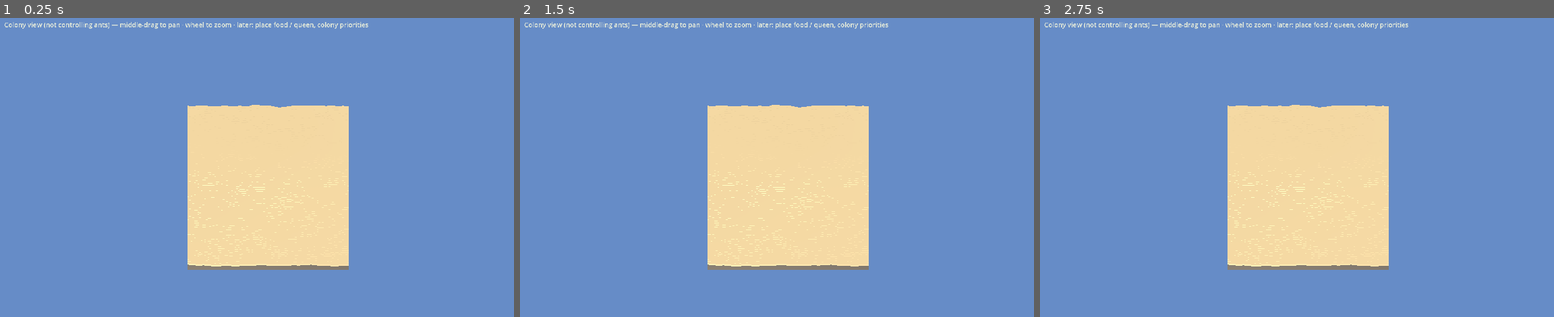
Above: before the commit, frames 1-3 (left to right).
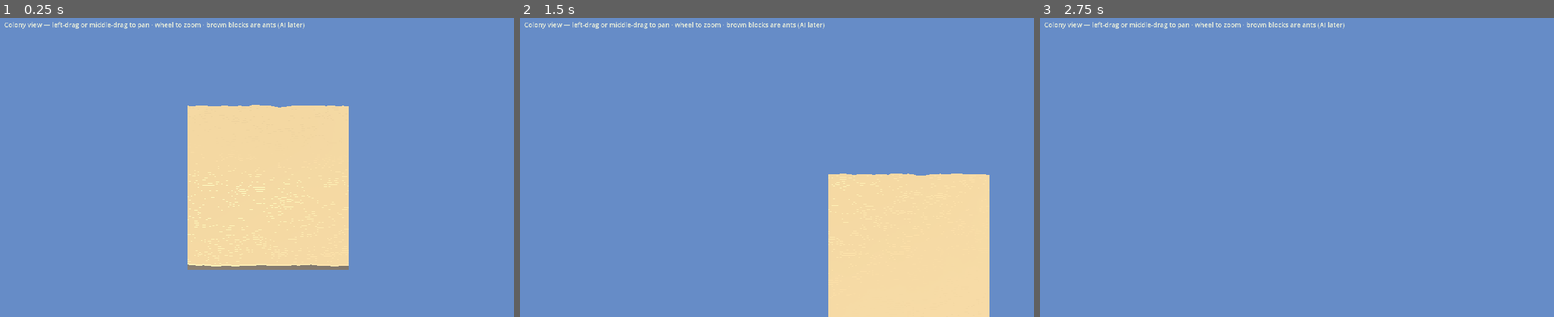
Above: after the commit, the same moments.

Repository: 151henry151/anthill
Game: Godot game, scene res://scenes/main.tscn
Same seed, same stepped clock (60 frames per second), same inputs: the game is played once before the commit and once after it.
Inputs (mouse positions are in pixels of both pictures, inside the frame that each line leads up to):
- Up to frame 1 (0.25 s): no input
- Up to frame 2 (1.5 s): tap Enter at 0.5 s; move the mouse to (905, 149) at 0.52 s; hold D 0.53-1.25 s; tap E at 0.6 s; click (905, 149) at 0.67 s; tap Space at 0.77, 1.25 s; drag from (679, 179) to (761, 227) at 1.27 s
- Up to frame 3 (2.75 s): tap Enter at 2 s; move the mouse to (1363, 98) at 2.02 s; hold D from 2.03 s (still down); hold Shift from 2.03 s (still down); click (1363, 98) at 2.17 s

The runs differ from the first frame. In frame 1, 0.6% of the frame differs, in the area x 8-72%, y 1-4%; in frame 2, 28%, in the area x 8-92%, y 1-100%; in frame 3, 18%.

Commit message:
Add colony ant markers; fix camera pan input for left and middle drag

Diff:
--- a/game/anthill/scenes/main.tscn
+++ b/game/anthill/scenes/main.tscn
@@ -1,8 +1,9 @@
-[gd_scene load_steps=6 format=3 uid="uid://anthill_main"]
+[gd_scene load_steps=7 format=3 uid="uid://anthill_main"]
 
 [ext_resource type="Script" path="res://scripts/main_controller.gd" id="1_main"]
 [ext_resource type="Script" path="res://scripts/world/world_manager.gd" id="2_world"]
 [ext_resource type="Script" path="res://scripts/colony_camera.gd" id="3_cam"]
+[ext_resource type="Script" path="res://scripts/colony_ants.gd" id="4_ants"]
 
 [sub_resource type="Environment" id="Environment_colony"]
 background_mode = 1
@@ -48,4 +49,4 @@
 offset_top = 12.0
 theme_override_colors/font_color = Color(0.9, 0.92, 0.85, 1)
 theme_override_font_sizes/font_size = 14
-text = "Colony view (not controlling ants) — middle-drag to pan · wheel to zoom · later: place food / queen, colony priorities"
+text = "Colony view — left-drag or middle-drag to pan · wheel to zoom · brown blocks are ants (AI later)"
--- /dev/null
+++ b/game/anthill/scripts/colony_ants.gd
@@ -0,0 +1,91 @@
+extends Node3D
+## Simple wandering markers for colony view (not the FPS `ant.tscn` prototype).
+
+const _Const := preload("res://scripts/constants.gd")
+const _Chunk := preload("res://scripts/world/chunk_data.gd")
+
+@export var ant_count: int = 16
+@export var move_interval: float = 0.45
+
+@onready var world: Node = $"../WorldManager"
+
+var _ants: Array[Dictionary] = []
+var _rng: RandomNumberGenerator
+
+
+func _ready() -> void:
+	_rng = RandomNumberGenerator.new()
+	_rng.randomize()
+	for i in ant_count:
+		_spawn_one()
+
+
+func _spawn_one() -> void:
+	var max_x: int = world.chunks_x * _Chunk.SIZE_X
+	var max_z: int = world.chunks_z * _Chunk.SIZE_Z
+	for attempt in range(100):
+		var wx: int = _rng.randi_range(2, max_x - 3)
+		var wz: int = _rng.randi_range(2, max_z - 3)
+		var wy: int = _surface_block_y(wx, wz)
+		if wy < 0:
+			continue
+		var mi := MeshInstance3D.new()
+		var box := BoxMesh.new()
+		box.size = Vector3(0.32, 0.22, 0.48)
+		mi.mesh = box
+		var mat := StandardMaterial3D.new()
+		mat.albedo_color = Color(0.22, 0.1, 0.06)
+		mat.roughness = 0.75
+		mi.material_override = mat
+		add_child(mi)
+		mi.position = _ant_pos(wx, wy, wz)
+		_ants.append({
+			"node": mi,
+			"wx": wx,
+			"wz": wz,
+			"t": _rng.randf_range(0.0, move_interval),
+		})
+		return
+
+
+func _surface_block_y(wx: int, wz: int) -> int:
+	for y in range(_Chunk.SIZE_Y - 2, -1, -1):
+		if world.get_block(wx, y, wz) != _Const.BLOCK_AIR and world.get_block(wx, y + 1, wz) == _Const.BLOCK_AIR:
+			return y
+	return -1
+
+
+func _ant_pos(wx: int, wy: int, wz: int) -> Vector3:
+	# Voxel block fills [wy, wy+1); stand on top wy+1; box center half-height 0.11
+	return Vector3(float(wx) + 0.5, float(wy) + 1.0 + 0.11, float(wz) + 0.5)
+
+
+func _physics_process(delta: float) -> void:
+	for a in _ants:
+		a["t"] = float(a["t"]) + delta
+		if float(a["t"]) < move_interval:
+			continue
+		a["t"] = 0.0
+		_step_ant(a)
+
+
+func _step_ant(a: Dictionary) -> void:
+	var wx: int = int(a["wx"])
+	var wz: int = int(a["wz"])
+	var dx: int = _rng.randi_range(-1, 1)
+	var dz: int = _rng.randi_range(-1, 1)
+	if dx == 0 and dz == 0:
+		dx = 1 if _rng.randf() > 0.5 else -1
+	var nwx: int = wx + dx
+	var nwz: int = wz + dz
+	var max_x: int = world.chunks_x * _Chunk.SIZE_X
+	var max_z: int = world.chunks_z * _Chunk.SIZE_Z
+	if nwx < 1 or nwz < 1 or nwx >= max_x - 1 or nwz >= max_z - 1:
+		return
+	var wy: int = _surface_block_y(nwx, nwz)
+	if wy < 0:
+		return
+	a["wx"] = nwx
+	a["wz"] = nwz
+	var mi: MeshInstance3D = a["node"]
+	mi.position = _ant_pos(nwx, wy, nwz)
--- a/game/anthill/scripts/colony_camera.gd
+++ b/game/anthill/scripts/colony_camera.gd
@@ -22,14 +22,20 @@
 	Input.mouse_mode = Input.MOUSE_MODE_VISIBLE
 
 
-func _unhandled_input(event: InputEvent) -> void:
+func _input(event: InputEvent) -> void:
+	# `_unhandled_input` often never sees drags (GUI / viewport eats them first).
+	var hc: Variant = get_viewport().gui_get_hovered_control()
+	var over_gui: bool = hc != null
 	if event is InputEventMouseButton:
 		if event.button_index == MOUSE_BUTTON_WHEEL_UP and event.pressed:
 			size = clampf(size - zoom_step, min_zoom, max_zoom)
 		elif event.button_index == MOUSE_BUTTON_WHEEL_DOWN and event.pressed:
 			size = clampf(size + zoom_step, min_zoom, max_zoom)
 	if event is InputEventMouseMotion:
-		if event.button_mask & MOUSE_BUTTON_MASK_MIDDLE:
+		if over_gui:
+			return
+		var pan_mask: int = MOUSE_BUTTON_MASK_LEFT | MOUSE_BUTTON_MASK_MIDDLE
+		if event.button_mask & pan_mask:
 			var s: float = size * 0.02
 			position.x -= event.relative.x * s * pan_speed
 			position.z -= event.relative.y * s * pan_speed
Not shown, changed: CHANGELOG.md
